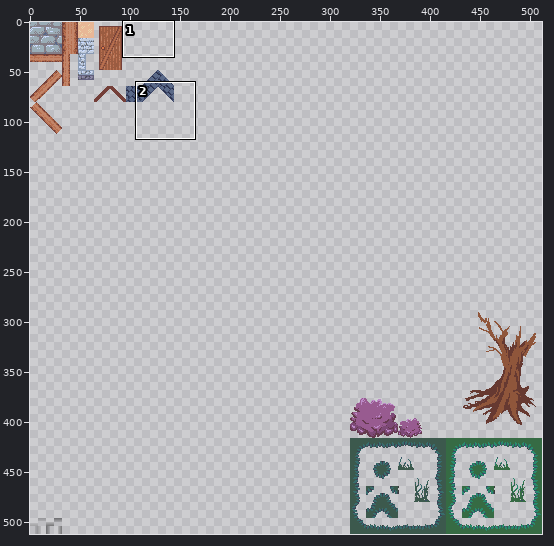
A sprite sheet gets an edit: assets/images/town-tiles.png. Above: a wide view before the commit, with the close-up outlined.
Close-up. Earlier state:
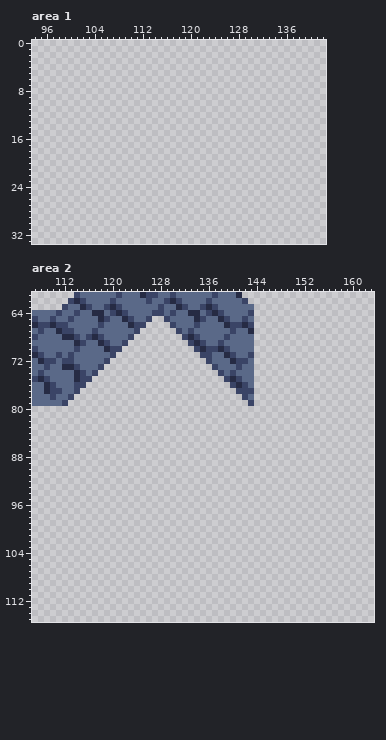
The file is 512x512 pixels. Pixels under 10% opacity are left out. Colours within 5 levels of each other are drawn and written as one. Shown: area 1: x 94..142, y 0..33; area 2: x 107..163, y 61..115. The commit also changed other parts of the picture, which this record leaves out.
New version:
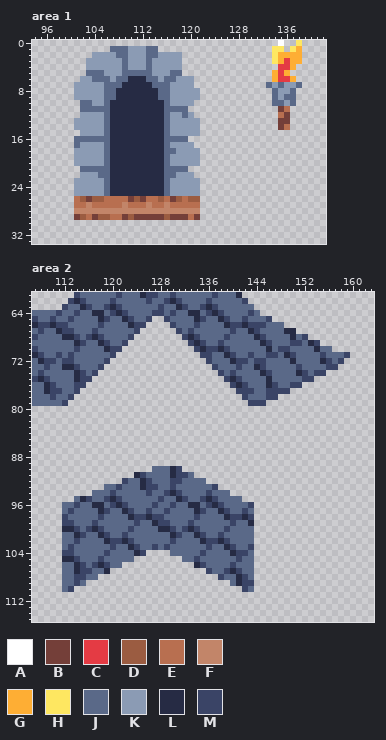
Palette (. is transparent): A #ffffff  B #743f39  C #e43b44  D #9b5c41  E #b86f50  F #c28569  G #feae34  H #fee761  J #5a6988  K #8b9bb4  L #262b44  M #3a4466
From old to new:
Changed rows in their new state; - is an unchanged pixel.
Area 1:
first column x 101:
 0 ----------------------------------A--H
 1 ------JJJKKKJJ-------------------HH-HG
 2 ---KKKKJJKKKJJKKKK---------------HGGGG
 3 --KKKKKKJKKKJKKKKK---------------HGCGG
 4 --KKKKKKJKKKJKKKKK----------------CCG-
 5 --JJJKKKJJJJJKKKJJ---------------GCG--
 6 -KKJJJKJJLLLJJKJJKKK-------------GCCG-
 7 KKKKKJJJLLLLLJJJKKKK------------JKJKKJ
 8 KKKKKJJLLLLLLLJJKKKKK------------JKKJ-
 9 KKKKKJJLLLLLLLJJKKKKK------------JKJJ-
10 -JJKKJLLLLLLLLLJKKKK-------------JJKJ-
11 -JJJJJLLLLLLLLLJJJJ---------------BE--
12 -KKKKJLLLLLLLLLJKKJK--------------EB--
13 KKKKKJLLLLLLLLLJKKKKK-------------BB--
14 KKKKKJLLLLLLLLLJKKKKK-------------BE--
15 -KKKKJLLLLLLLLLJKKKKK-----------------
16 JJJJJJLLLLLLLLLJJJJ-------------------
17 JKKKKJLLLLLLLLLJKKKK------------------
18 KKKKKJLLLLLLLLLJJKKKK-----------------
19 KKKKKJLLLLLLLLLJKKKKK-----------------
20 KKKKKJLLLLLLLLLJKKKKK-----------------
21 -JJJJJLLLLLLLLLJJJJ-------------------
22 -KKKJJLLLLLLLLLJJKKK------------------
23 KKKKKJLLLLLLLLLJKKKKK-----------------
24 KKKKKJLLLLLLLLLJKKKKK-----------------
25 KKKKKJLLLLLLLLLJKKKKK-----------------
26 EDBDDEEEEBDBEEDEBDEDD-----------------
27 EEFEEEEEFEEEFEEFEEEEE-----------------
28 FFFFFFFFFFFFFFFFFFFFF-----------------
29 BDEBDDEEBDBBBBBDBBBEB-----------------
Area 2:
first column x 144:
 64 J---------------
 65 JJM-------------
 66 MMJJJ-----------
 67 MJJJJLL---------
 68 LMJJJJLJM-------
 69 JLMJJJMMJLM-----
 70 JJLJMMJJJJLJJ---
 71 JJMMJLMJJJJMJJJM
 72 MMJJJJLJJJJLMJM-
 73 LMJJJJJMJJJJMM--
 74 JLMJJJJLMJMM----
 75 JJLJJJJJMM------
 76 JJLMJJMM--------
 77 JJMMMM----------
 78 JJMM------------
 79 MM--------------
first column x 112:
 90 ---------------JJJLM------------
 91 ------------LMJJJJLMMJ----------
 92 ----------MJJLMJJJMMJJJJ--------
 93 -------JJMJJJLMMJJMJJJJJJM------
 94 -----JJJMJJJJJMJJMLMJJJJMJJJ----
 95 --JLMJJMLMJJJJJJMJJLMJJMLMJJJJ--
 96 JJMJJLLJMLMJJJJMJJMJJLLJMLMJJJJM
 97 JMJJJJLMJJLMJJMJJMJJJJLMJJLMJJMJ
 98 MJJJJJMJJJJLMMLMMJJJJJMJJJJLMMLM
 99 MMJJJMJJJJJJMJJLMMJJJMJJJJJJMJJL
100 LLMJMLMJJJJMJJJJLLMJMLMJJJJMJJJJ
101 JJLMJJLMJJMJJJJJJJLMJJLMJJMJJJJJ
102 JJMJJJJLMMLMJJJJJJMJJJJLMMLMJJJJ
103 JMJJJJJJMJJLMJJMJMJJJJJJMJJLMJJM
104 MMJJJJJMJJJJLM----JJJJJMJJJJLMMJ
105 LLMJJJMJJJJJ--------JJMJJJJJJMJJ
106 JJLMJMLMJJ------------LMJJJJMJJJ
107 JJLMMJJL----------------MJJMLMJJ
108 JJMMJJ--------------------MJJLMJ
109 JJMJ------------------------JLMM
110 JM----------------------------MJ
Boxes around the changes in both close-ups, in picture pixels (x1, y1, x2, y2):
added: (266, 40, 302, 130)
added: (74, 46, 200, 220)
added: (254, 310, 350, 406)
added: (62, 466, 254, 592)
